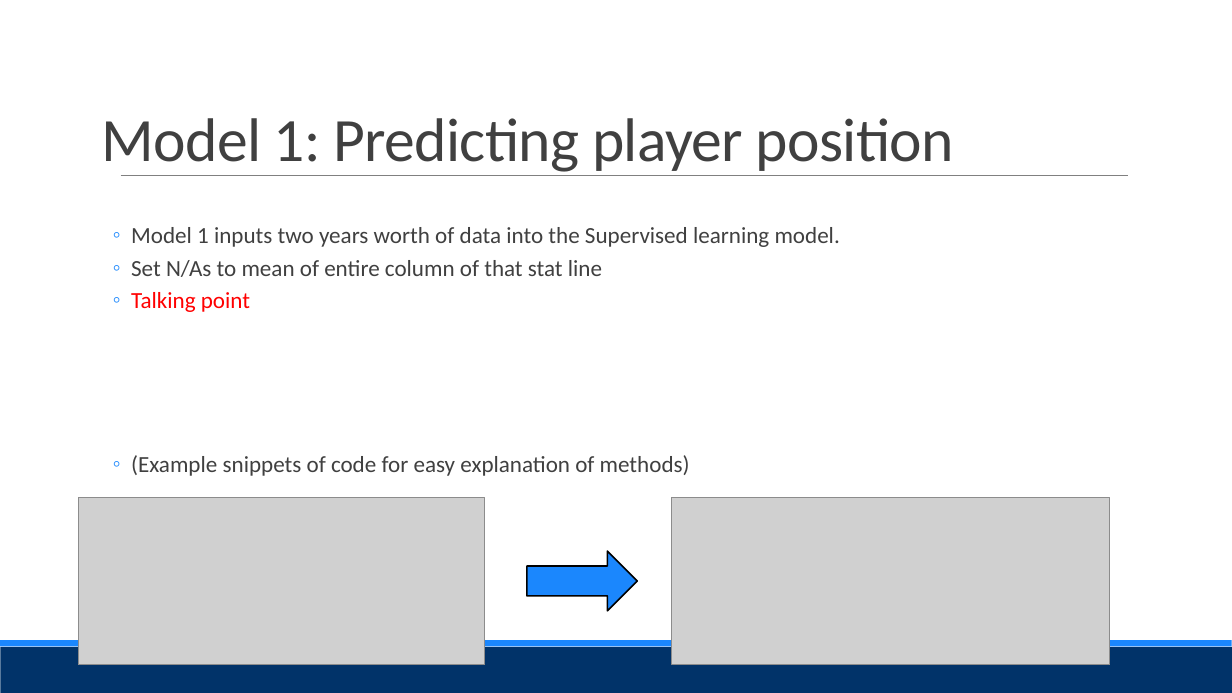
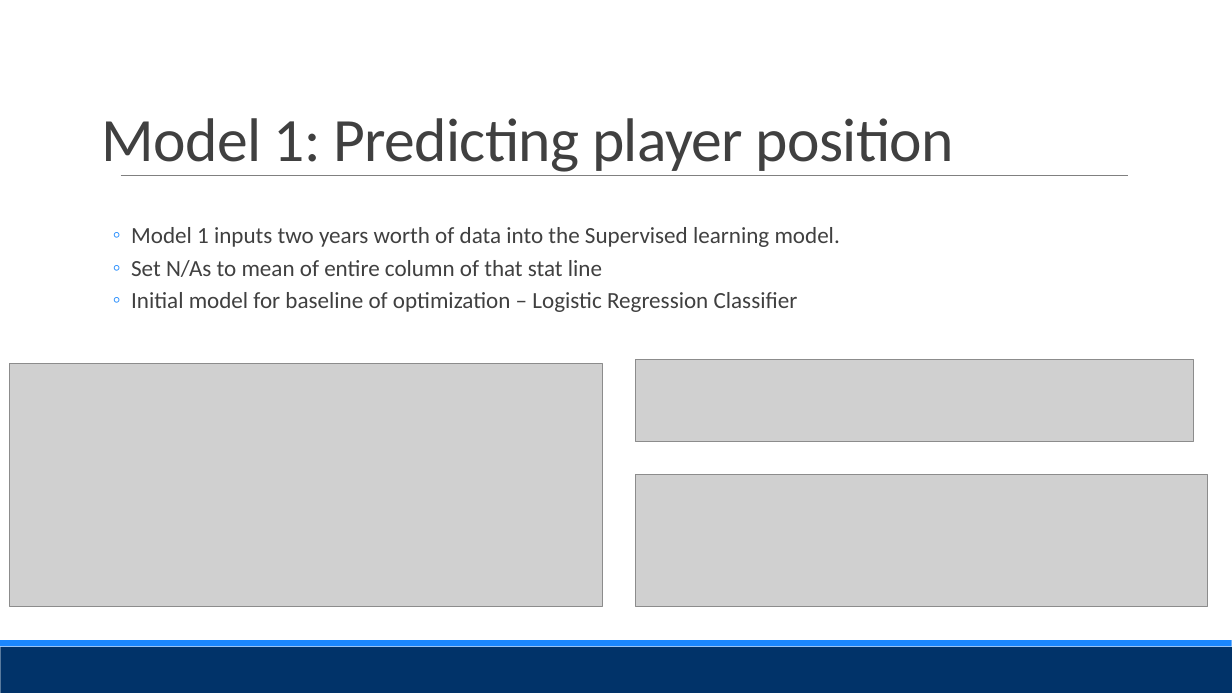
Before and after one commit to Evdawg/Project_4_FF_ML, a slide deck: slide 6 of Presentation.pptx. Drawn at 1232x693 pixels with LibreOffice and Linux fonts; fonts in the diff are those of the drawing; grey boxes stand for pictures. Boxes give left, top, right and bottom in pixels: in the first picture for what was removed or moved away, otherwise in the second. Text is boxed around its words. In the diff, an @@ line names an element or a change of style, - is before the commit and + after.

```diff
--- a/Presentation.pptx
+++ b/Presentation.pptx
@@ text at <box>131,292,798,312</box>: text changed @@
-  ◦ Talking point
-  ◦ (Example snippets of code for easy explanation of methods)
+  ◦ Initial model for baseline of optimization – Logistic Regression Classifier
@@ picture added at <box>9,364,603,606</box> @@
@@ picture added at <box>635,360,1193,443</box> @@
@@ picture added at <box>635,475,1208,607</box> @@
@@ picture removed at <box>79,497,485,665</box> @@
@@ picture removed at <box>672,497,1110,665</box> @@
@@ right arrow removed at <box>527,551,638,611</box> @@
```
Also in this commit, not shown: 3 other slides changed, 4 slides added, 5 slides removed.
